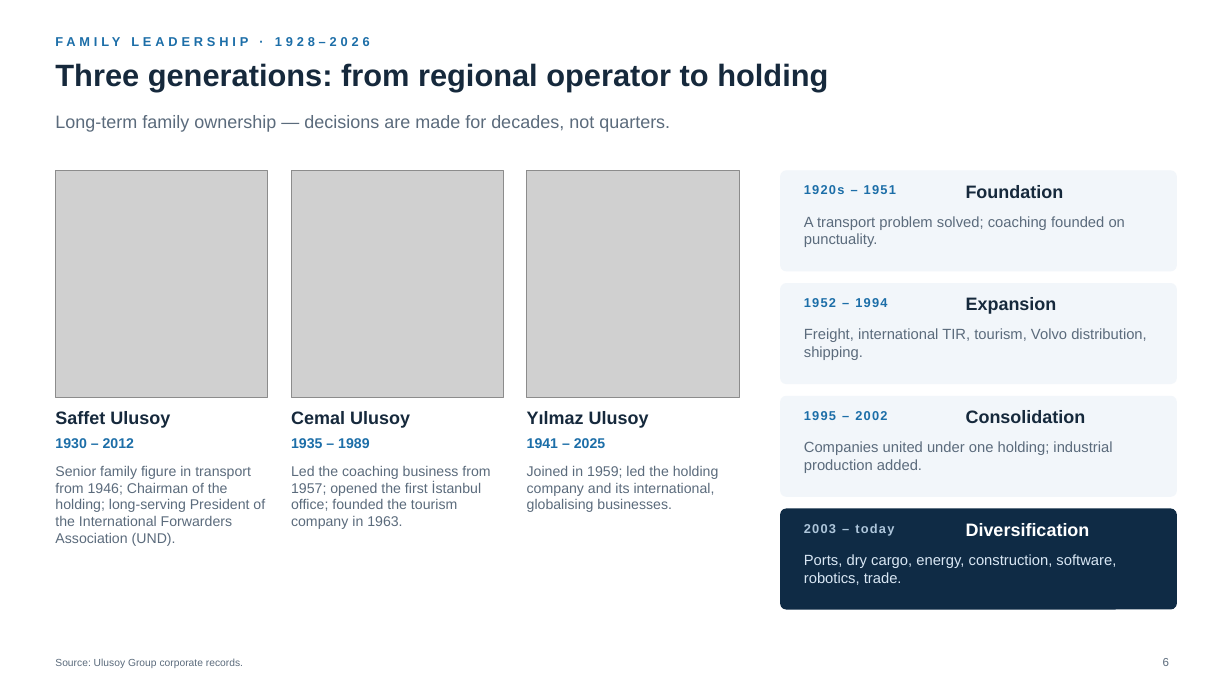
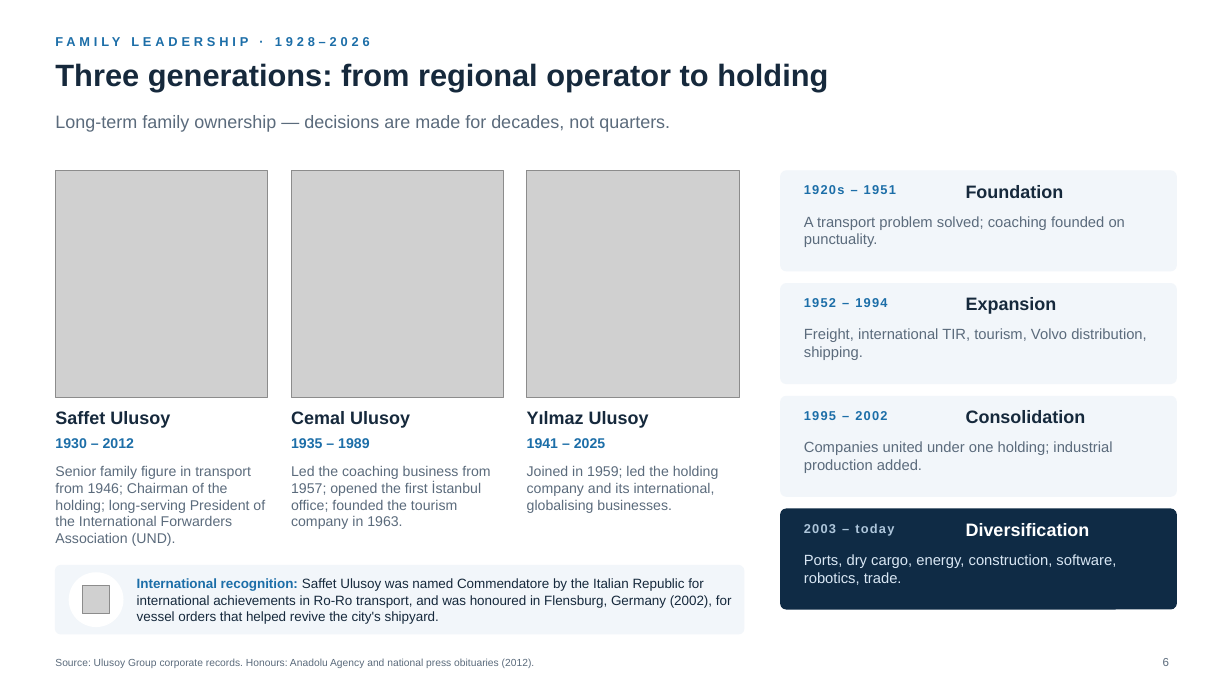
Before and after one commit to taimoorRazi/MultiTransformer, a slide deck: slide 6 of TBEA_Partnership/Ulusoy - TBEA Partnership.pptx. Drawn at 1232x693 pixels with LibreOffice and Linux fonts; fonts in the diff are those of the drawing; grey boxes stand for pictures; background and template pictures are left out. Boxes give left, top, right and bottom in pixels: in the first picture for what was removed or moved away, otherwise in the second. Text is boxed around its words. In the diff, an @@ line names an element or a change of style, - is before the commit and + after.

```diff
--- a/TBEA_Partnership/Ulusoy - TBEA Partnership.pptx
+++ b/TBEA_Partnership/Ulusoy - TBEA Partnership.pptx
@@ rounded rectangle added at bbox=[55, 566, 744, 634], fill #F2F6FA, outline #F2F6FA 1 pt @@
@@ ellipse added at bbox=[69, 573, 123, 627], fill #FFFFFF, outline #FFFFFF 1 pt @@
@@ picture added at bbox=[82, 586, 110, 614] @@
@@ text added at bbox=[137, 578, 732, 624], 10.5 pt, text #16293C @@
+International recognition: Saffet Ulusoy was named Commendatore by the Italian Republic for international achievements in Ro-Ro transport, and was honoured in Flensburg, Germany (2002), for vessel orders that helped revive the city's shipyard.
@@ text at bbox=[55, 658, 535, 668]: text changed @@
-Source: Ulusoy Group corporate records.
+Source: Ulusoy Group corporate records. Honours: Anadolu Agency and national press obituaries (2012).
```
Also in this commit, not shown: 9 other files.
